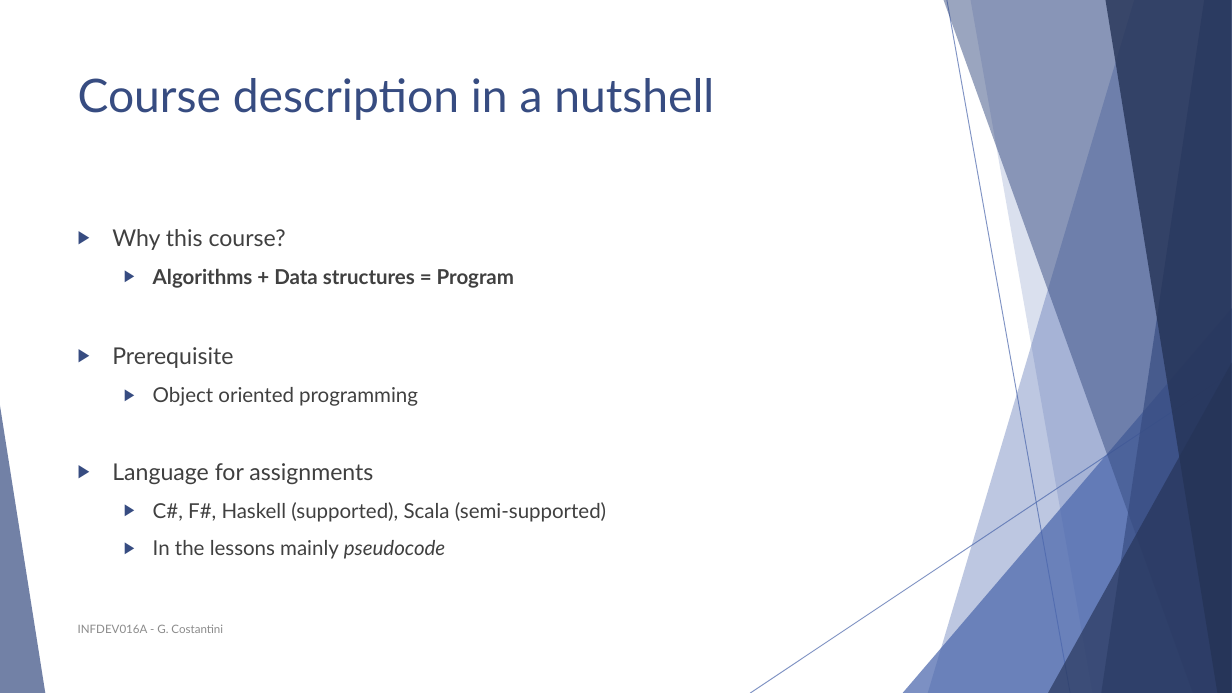
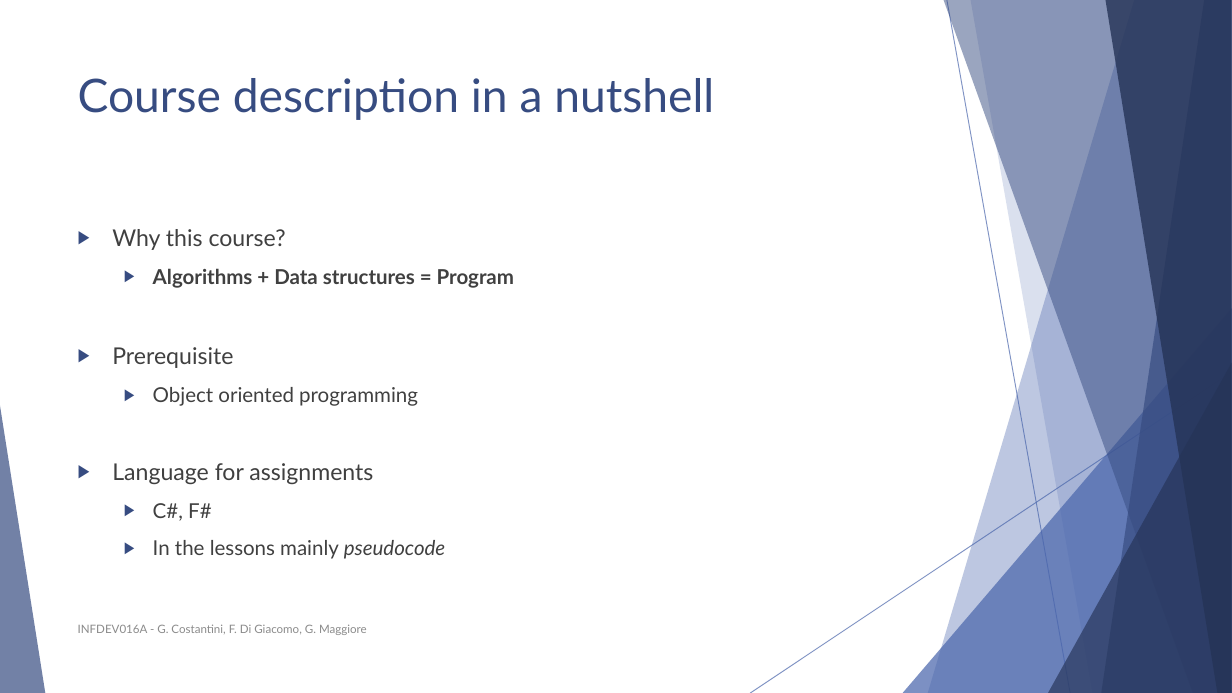
Before and after one commit to polyanos/INFDEV01-6A, a slide deck: slide 2 of Slides/Week 1 - Intro, array, complexity.pptx. Drawn at 1232x693 pixels with LibreOffice and Linux fonts; fonts in the diff are those of the drawing. Boxes give left, top, right and bottom in pixels: in the first picture for what was removed or moved away, otherwise in the second. Text is boxed around its words. In the diff, an @@ line names an element or a change of style, - is before the commit and + after.

```diff
--- a/Slides/Week 1 - Intro, array, complexity.pptx
+++ b/Slides/Week 1 - Intro, array, complexity.pptx
@@ text at (153, 503, 211, 521): text changed @@
-  ▶ C#, F#, Haskell (supported), Scala (semi-supported)
+  ▶ C#, F#
@@ text at (78, 624, 367, 635): text changed @@
-INFDEV016A - G. Costantini
+INFDEV016A - G. Costantini, F. Di Giacomo, G. Maggiore
```
Also in this commit, not shown: 51 other slides changed, 3 slides added, 1 slide removed.
